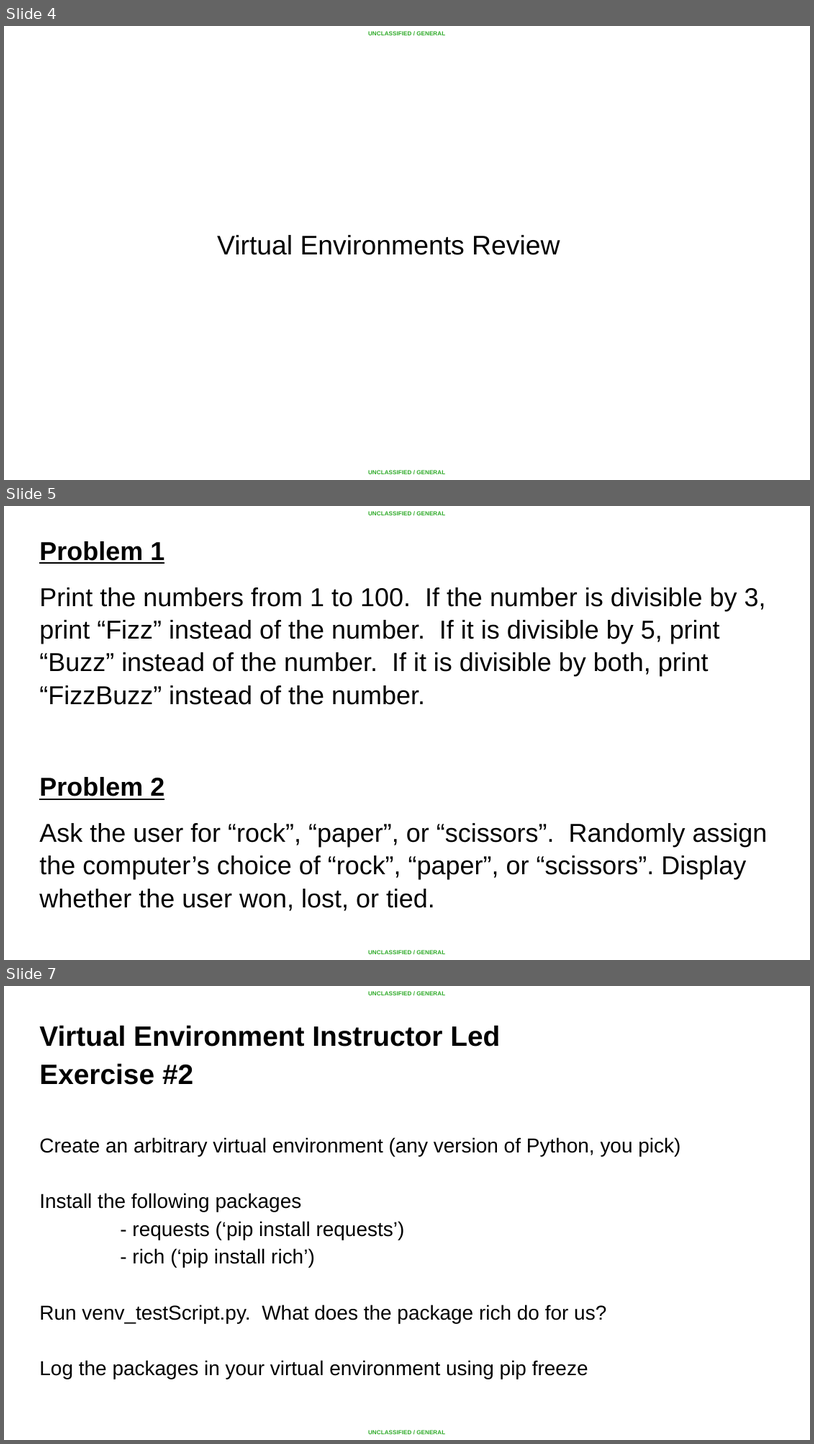
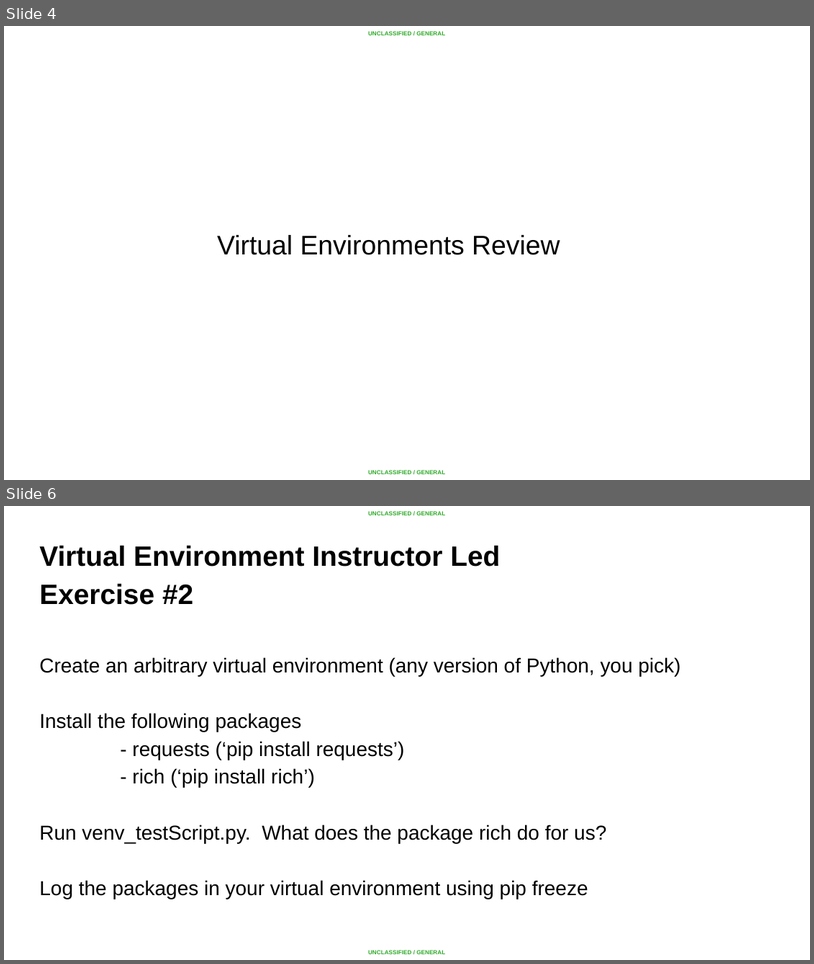
Before and after one commit to AFC-AI2C/summer-course, a slide deck: Python/Lesson 04 - Strings, Advanced Functions, and Virtual Environments/Lesson 04 - Strings, Virtual Environments, and Advanced Functions.pptx. Shown one above the other, each under a label of ours: slides 4, 5 and 7 before the commit, slides 4 and 6 after it; the slides between them are not shown. The pictures are 814x1444 and 814x964 pixels, drawn with LibreOffice and Linux fonts; fonts in the diff are those of the drawing; background and template pictures are left out. Boxes give left, top, right and bottom in pixels: in the first picture for what was removed or moved away, otherwise in the second. Text is boxed around its words. In the diff, an @@ line names an element or a change of style, - is before the commit and + after.

```diff
--- a/Python/Lesson 04 - Strings, Advanced Functions, and Virtual Environments/Lesson 04 - Strings, Virtual Environments, and Advanced Functions.pptx
+++ b/Python/Lesson 04 - Strings, Advanced Functions, and Virtual Environments/Lesson 04 - Strings, Virtual Environments, and Advanced Functions.pptx
@@ slide 5 removed at bbox=[4, 506, 810, 960], background #FFFFFF; not listed: 2 template elements that a slide beside it also shows @@
@@ text removed at bbox=[39, 541, 768, 911] @@
-Problem 1
-Print the numbers from 1 to 100. If the number is divisible by 3, print “Fizz” instead of the number. If it is divisible by 5, print “Buzz” instead of the number. If it is divisible by both, print “FizzBuzz” instead of the number.
-Problem 2
-Ask the user for “rock”, “paper”, or “scissors”. Randomly assign the computer’s choice of “rock”, “paper”, or “scissors”. Display whether the user won, lost, or tied.
@@ what was slide 7 is now slide 6 @@
```
Also in this commit, not shown: 1 slide changed, 4 other files.
